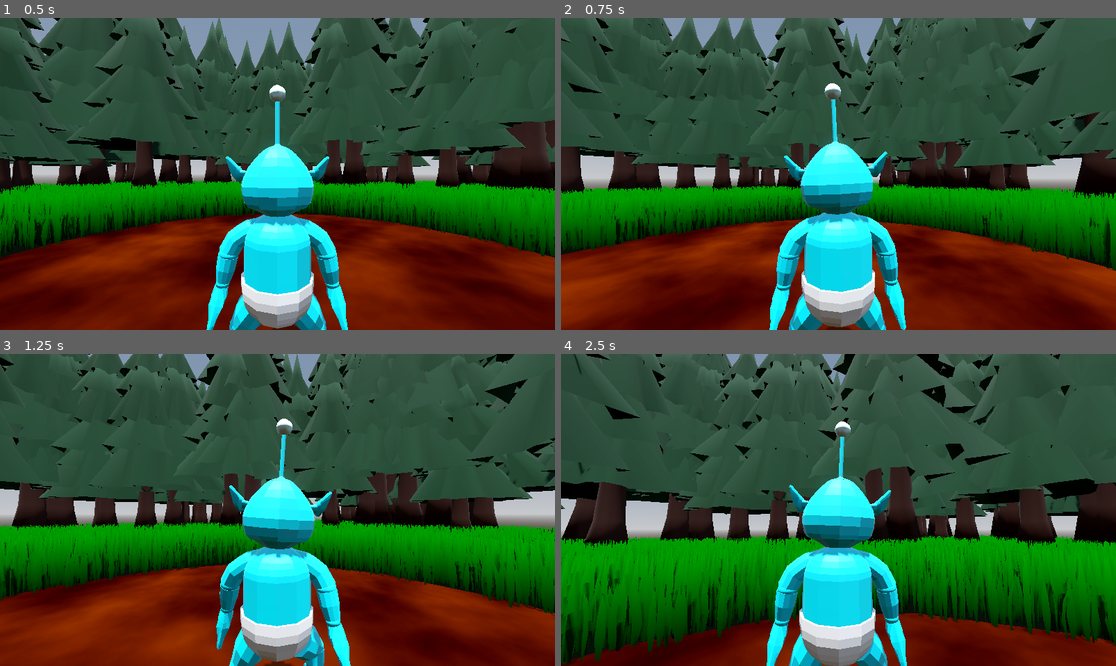
Above: before the commit, frames 1-4 (two rows, left to right).
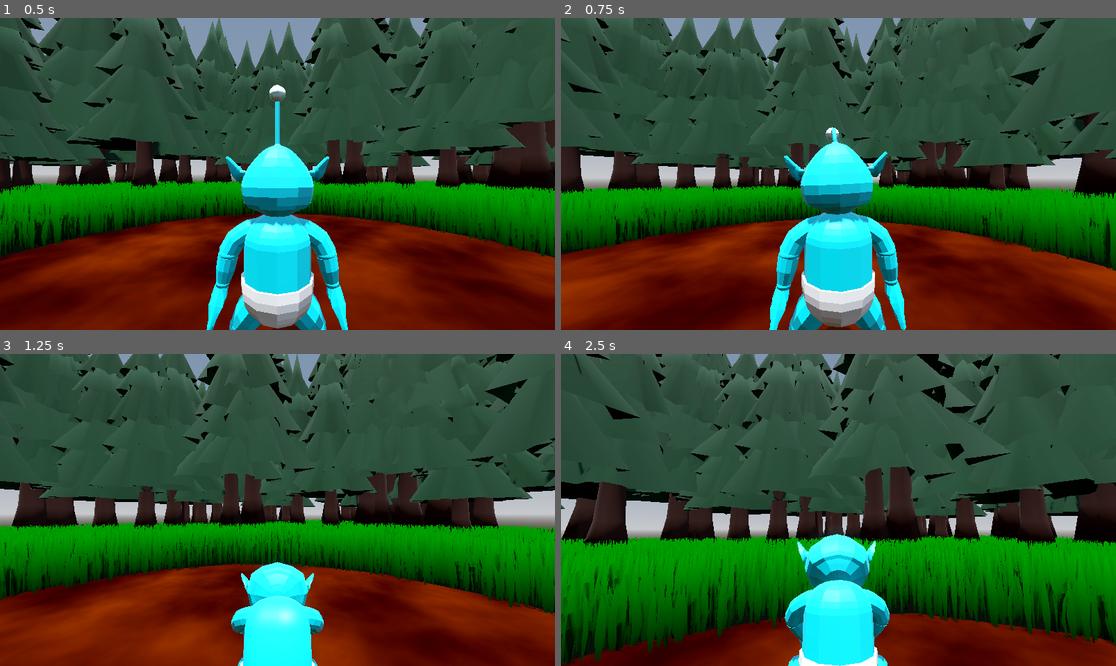
Above: after the commit, the same moments.

Repository: Mushroom-Queen/AlienBaby
Game: Godot game, scene res://level.tscn
Two runs of this game, one before a commit and one after it. Both use one fixed random seed, a clock stepped at 60 frames per second and the inputs below.
Inputs (mouse positions are in pixels of both pictures, inside the frame that each line leads up to):
- Up to frame 1 (0.5 s): no input
- Up to frame 2 (0.75 s): tap Enter (ui_accept) at 0.5 s; move the mouse to (866, 174) at 0.52 s; press the mouse at (866, 174) at 0.53 s; hold W (forward) from 0.53 s (still down)
- Up to frame 3 (1.25 s): keep holding W (forward); tap Enter (ui_accept) at 0.77 s; tap Space (roll, bound only after the commit) at 0.8 s
- Up to frame 4 (2.5 s): keep holding W (forward); move the mouse to (810, 510) at 1.27 s; release the mouse at (810, 510) at 1.28 s; tap Space (roll, bound only after the commit) at 1.35, 2.3 s; tap Enter (ui_accept) at 1.52 s; click (810, 510) at 1.55 s; move the mouse to (849, 503) at 2.02 s; press the mouse at (849, 503) at 2.03 s

Frame 1 is identical in both runs. In frame 2, 0.2% of the frame differs, in the area x 47-51%, y 20-40%; in frame 3, 9.6%; in frame 4, 10%, in the area x 37-63%, y 21-100%.

Commit message:
1/2 done controls

Diff:
--- a/player.gd
+++ b/player.gd
@@ -9,12 +9,24 @@
 const SPEED = 5.0
 const LERP_VAL = .15
 
+
+var action_state = "walk"
+
 func _ready():
 	Input.set_mouse_mode(Input.MOUSE_MODE_CAPTURED)
 
 func _unhandled_input(event):
 	if Input.is_action_just_pressed("quit"):
 		get_tree().quit()
+	if Input.is_action_just_pressed("roll"):
+		action_state = "roll"
+		anim_tree.set("parameters/roll/request", true)
+
+	if Input.is_action_just_released("roll"):
+		action_state = "walk"
+
+	if Input.is_action_just_released("attack"):
+		anim_tree.set("parameters/shooting/blend_amount", 0.0)
 
 	if event is InputEventMouseMotion:
 		spring_arm_pivot.rotate_y(-event.relative.x * .005)
@@ -25,6 +37,12 @@
 	# Add the gravity.
 	if not is_on_floor():
 		velocity += get_gravity() * delta
+
+
+	if Input.is_action_pressed("attack"):
+		if action_state == "walk":
+			var lerp_to_1 = lerpf(anim_tree.get("parameters/shooting/blend_amount"), 1.0, get_process_delta_time() * 20)
+			anim_tree.set("parameters/shooting/blend_amount", lerp_to_1)
 
 	# Get the input direction and handle the movement/deceleration.
 	# As good practice, you should replace UI actions with custom gameplay actions.
--- a/player.tscn
+++ b/player.tscn
@@ -44,7 +44,7 @@
 min_space = 0.0
 
 [sub_resource type="AnimationNodeBlendTree" id="AnimationNodeBlendTree_1a343"]
-graph_offset = Vector2(-507.493, 34.4918)
+graph_offset = Vector2(-715.357, 86.9017)
 nodes/Animation/node = SubResource("AnimationNodeAnimation_yohm8")
 nodes/Animation/position = Vector2(-300, 460)
 "nodes/Animation 2/node" = SubResource("AnimationNodeAnimation_fsp8r")
@@ -81,35 +81,35 @@
 
 [node name="Skeleton3D" parent="player/Armature" index="0"]
 transform = Transform3D(-1, 0, -8.74228e-08, 0, 1, 0, 8.74228e-08, 0, -1, 0, 0, 0)
-bones/0/position = Vector3(0, 1.85641, 0)
+bones/0/position = Vector3(0, 1.92364, 0)
 bones/0/rotation = Quaternion(-2.98023e-08, 1.19209e-07, 1.05879e-22, 1)
-bones/1/rotation = Quaternion(-0.000340444, 1.94304e-05, -0.0368304, 0.999322)
+bones/1/rotation = Quaternion(-0.000340746, 1.32297e-05, -0.0186363, 0.999826)
 bones/2/rotation = Quaternion(0.000340939, -6.91616e-06, -0.000231824, 1)
 bones/3/rotation = Quaternion(-2.91033e-11, -2.58047e-17, 5.49258e-12, 1)
 bones/5/position = Vector3(0.738666, 2.49247, 1.76112e-07)
-bones/5/rotation = Quaternion(-0.667386, -0.267402, 0.654596, -0.233658)
+bones/5/rotation = Quaternion(-0.681529, -0.310619, 0.635229, -0.188461)
 bones/6/rotation = Quaternion(0.287239, -1.65125e-07, -1.36702e-07, 0.957859)
 bones/6/scale = Vector3(1, 1, 1)
 bones/7/position = Vector3(0.61468, 0.208478, 0.0172493)
-bones/7/rotation = Quaternion(0.0209397, 0.297306, 0.911323, -0.284009)
+bones/7/rotation = Quaternion(0.0217862, 0.332374, 0.910063, -0.246655)
 bones/7/scale = Vector3(0.999999, 1, 1)
-bones/8/rotation = Quaternion(-0.395554, 0.104502, -0.253535, 0.876548)
+bones/8/rotation = Quaternion(-0.304673, 0.110358, -0.195283, 0.925667)
 bones/8/scale = Vector3(1, 1, 1)
-bones/9/rotation = Quaternion(0.67823, -0.0572866, -0.0121963, 0.732512)
+bones/9/rotation = Quaternion(0.573339, -0.105293, -0.0269621, 0.812077)
 bones/9/scale = Vector3(1, 1, 1)
 bones/10/position = Vector3(-0.738665, 2.49247, -1.76112e-07)
-bones/10/rotation = Quaternion(0.650512, -0.223622, 0.670815, 0.277189)
+bones/10/rotation = Quaternion(0.617049, -0.150422, 0.690922, 0.345327)
 bones/10/scale = Vector3(1, 1, 1)
 bones/11/rotation = Quaternion(0.287239, 1.63435e-07, 1.31067e-07, 0.957859)
 bones/11/scale = Vector3(1, 1, 1)
 bones/12/position = Vector3(-0.646431, 0.19582, 0.0196889)
-bones/12/rotation = Quaternion(-0.0422955, 0.160552, 0.956957, 0.238048)
+bones/12/rotation = Quaternion(-0.0499985, 0.107832, 0.971773, 0.20379)
 bones/12/scale = Vector3(1, 1, 1)
-bones/13/rotation = Quaternion(-0.279595, -0.116096, 0.182017, 0.935531)
-bones/14/rotation = Quaternion(0.687506, 0.0611311, 0.0274528, 0.72308)
+bones/13/rotation = Quaternion(-0.178924, -0.120312, 0.11648, 0.969507)
+bones/14/rotation = Quaternion(0.649067, 0.0889211, 0.0482453, 0.753975)
 bones/14/scale = Vector3(1, 1, 1)
 bones/15/scale = Vector3(1, 1, 1)
-bones/16/position = Vector3(1.20214, 0.544731, 0.297182)
+bones/16/position = Vector3(1.20214, 0.59727, 0.606325)
 bones/16/rotation = Quaternion(-0.00875622, 0.70983, -0.704263, 0.00882544)
 bones/17/scale = Vector3(1, 1, 1)
 bones/18/position = Vector3(-1.20214, 0.37625, 0.045941)
--- a/project.godot
+++ b/project.godot
@@ -48,6 +48,27 @@
 "events": [Object(InputEventKey,"resource_local_to_scene":false,"resource_name":"","device":-1,"window_id":0,"alt_press …(195 unchanged characters)…
 ]
 }
+attack={
+"deadzone": 0.5,
+"events": [Object(InputEventMouseButton,"resource_local_to_scene":false,"resource_name":"","device":-1,"window_id":0,"alt_pressed":false,"shift_pressed":false,"ctrl_pressed":false,"meta_pressed":false,"button_mask":1,"position":Vector2(103, 20),"global_position":Vector2(112, 66),"factor":1.0,"button_index":1,"canceled":false,"pressed":true,"double_click":false,"script":null)
+]
+}
+zoom_in={
+"deadzone": 0.5,
+"events": [Object(InputEventMouseButton,"resource_local_to_scene":false,"resource_name":"","device":-1,"window_id":0,"alt_pressed":false,"shift_pressed":false,"ctrl_pressed":false,"meta_pressed":false,"button_mask":16,"position":Vector2(287, 18),"global_position":Vector2(296, 64),"factor":1.0,"button_index":5,"canceled":false,"pressed":true,"double_click":false,"script":null)
+]
+}
+zoom_out={
+"deadzone": 0.5,
+"events": [Object(InputEventMouseButton,"resource_local_to_scene":false,"resource_name":"","device":-1,"window_id":0,"alt_pressed":false,"shift_pressed":false,"ctrl_pressed":false,"meta_pressed":false,"button_mask":8,"position":Vector2(330, 19),"global_position":Vector2(339, 65),"factor":1.0,"button_index":4,"canceled":false,"pressed":true,"double_click":false,"script":null)
+]
+}
+roll={
+"deadzone": 0.5,
+"events": [Object(InputEventKey,"resource_local_to_scene":false,"resource_name":"","device":-1,"window_id":0,"alt_pressed":false,"shift_pressed":false,"ctrl_pressed":false,"meta_pressed":false,"pressed":false,"keycode":0,"physical_keycode":32,"key_label":0,"unicode":32,"location":0,"echo":false,"script":null)
+, Object(InputEventKey,"resource_local_to_scene":false,"resource_name":"","device":-1,"window_id":0,"alt_pressed":false,"shift_pressed":false,"ctrl_pressed":false,"meta_pressed":false,"pressed":false,"keycode":0,"physical_keycode":4194308,"key_label":0,"unicode":0,"location":0,"echo":false,"script":null)
+]
+}
 
 [rendering]
 
